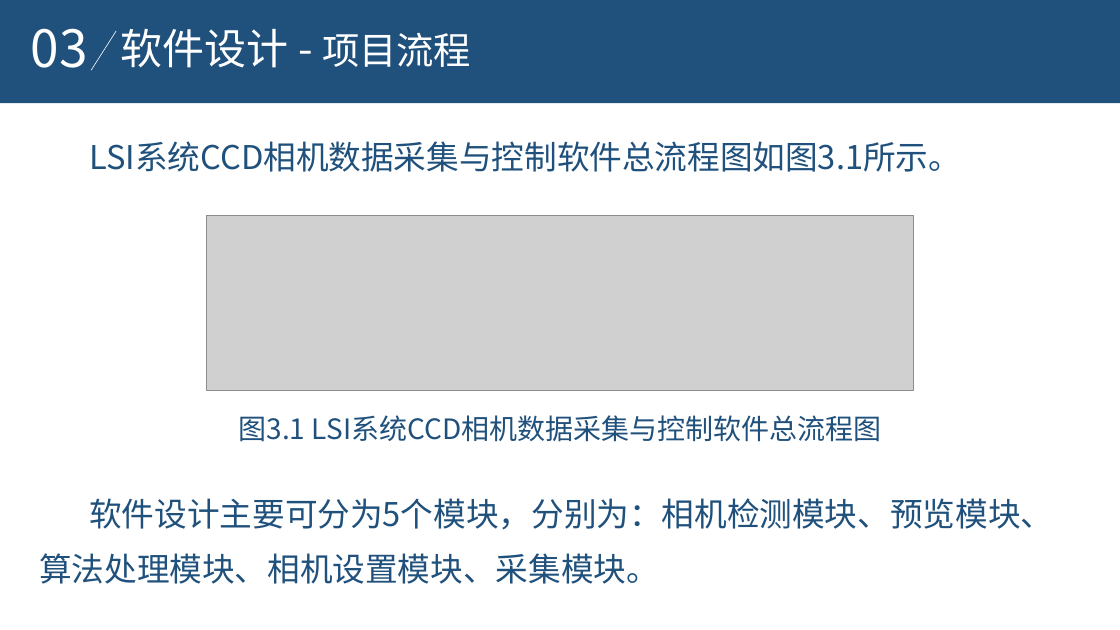
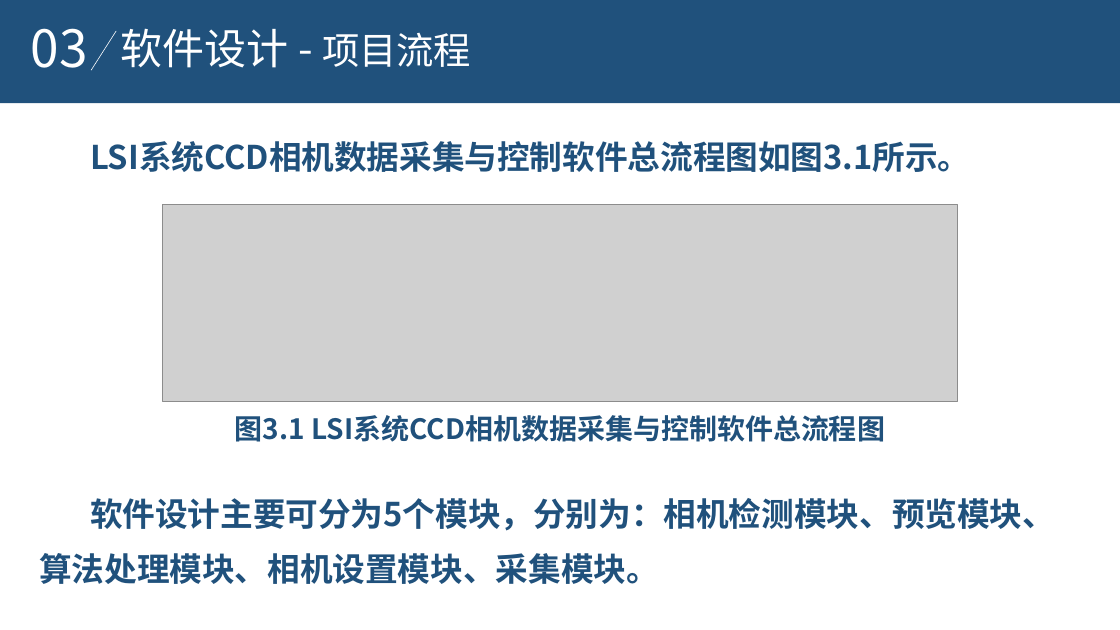
Before and after one commit to aihes/PylonCamera, a slide deck: slide 6 of paper/激光散斑系统CCD相机数据采集控制软件设计.ppt. Drawn at 1120x630 pixels with LibreOffice and Linux fonts; fonts in the diff are those of the drawing; grey boxes stand for pictures; background and template pictures are left out. Boxes give left, top, right and bottom in pixels: in the first picture for what was removed or moved away, otherwise in the second. Text is boxed around its words. In the diff, an @@ line names an element or a change of style, - is before the commit and + after.

```diff
--- a/paper/激光散斑系统CCD相机数据采集控制软件设计.ppt
+++ b/paper/激光散斑系统CCD相机数据采集控制软件设计.ppt
@@ picture: place and size @@
-picture at (207, 216, 913, 390)
+picture at (162, 205, 957, 401)
@@ bold on in 3 elements at (235, 415, 885, 442), (90, 141, 970, 172), (39, 498, 1055, 584) @@
```
Also in this commit, not shown: 10 other slides changed.
